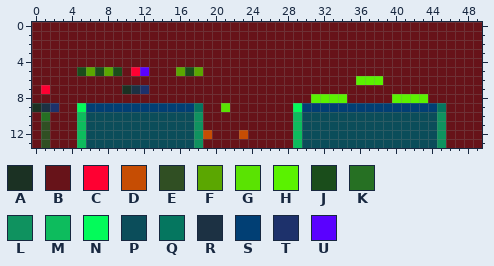
Pixel-art sprite: resources/levels/1.png. Above: the version before the commit.
The file is 50x14 pixels.
Palette (. is transparent): A #1b3123  B #671319  C #ff0032  D #c64d03  E #304f23  F #5ba701  G #5ae302  H #5af200  J #1a4d1b  K #267023  L #0f925f  M #0dbc5d  N #03fb5a  P #0b4d5a  Q #05765f  R #1c3143  S #013f74  T #1d316b  U #5a01ff
The same view after the edit:
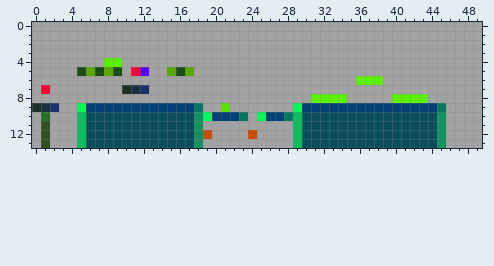
Diff:
Colour B changes from #671319 to #a2a2a2.
Colour D becomes colour B in row 12 at x 23.
Colour F becomes colour B in row 5 at x 18.
Colour B becomes colour D in row 12 at x 24.
Colour B becomes colour F in row 5 at x 15.
Colour J becomes colour F in row 5 at x 17.
Colour B becomes colour H in row 4 at x 8 to 9.
Colour F becomes colour J in row 5 at x 16.
Colour B becomes colour N in row 10 at x 19 and 25.
Colour B becomes colour Q in row 10 at x 23 and 28.
Colour B becomes colour S in row 10 at x 20 to 22 and 26 to 27.
Boxes around the changes in both pictures, in picture pixels (x1, y1, x2, y2):
changed: (32, 22, 482, 148)
